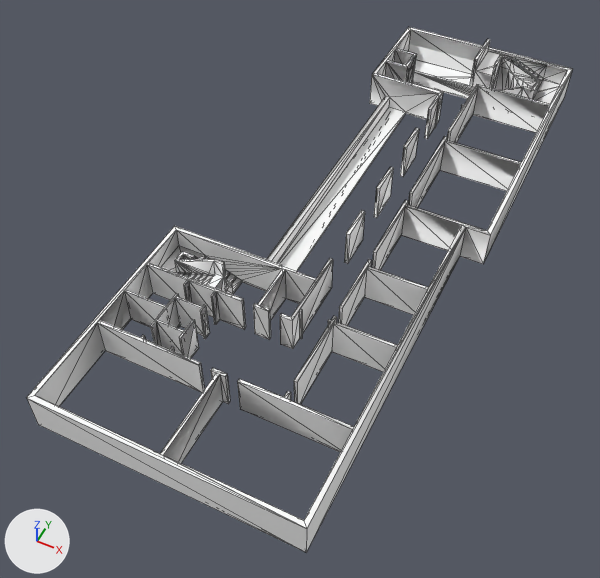
Two versions of the COLLADA model src/environments/models/school_1_EMPTY.dae, one commit apart.
Before and after are seen from a 50 mm lens placed at (18.51, -28.2, 44.75), pointed at (-0.12, 9.07, -1.84). Lighting does not change. The marker at lower left points along +X, +Y and +Z. Mesh edges are drawn as thin lines. Vertices at the same position are counted once.

The scene before the commit, as lines of its bpy script (objects in view):
```python
me_sketchup = bpy.data.meshes.new('SketchUp')
me_sketchup.from_pydata(...)  # 588 vertices, 1278 faces; spans x -9.0..11.6, y -10.0..39.2, z 0.0..4.0
# faces by material slot: [761, 517]
me_sketchup.materials.append(mat_material)  # white #ffffff
me_sketchup.materials.append(mat_0128_white)  # white #ffffff
ob_sketchup = bpy.data.objects.new('SketchUp', me_sketchup)
ob_sketchup.location = (0.0, 0.0, 0.0)
```
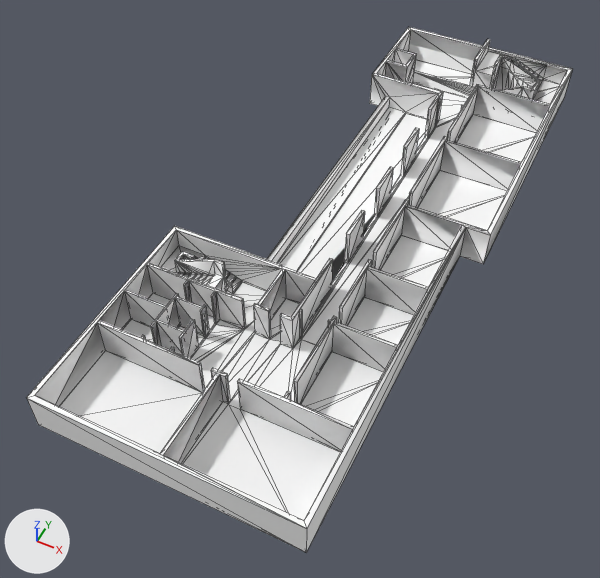
What the commit changed:
Material 'material_0' (mat_material_0) is new.
Its base color is (0.371, 0.445, 0.497) (grey #a4b2bb).
Its roughness is 0.9.
me_sketchup is used by ob_sketchup; location (0.0, 0.0, 0.0).
me_sketchup had 588 vertices, 1278 faces and spanned x -9.0..11.6, y -10.0..39.2, z 0.0..4.0.
me_sketchup now has 584 vertices, 1433 faces and spans x -9.0..11.6, y -10.0..39.2, z 0.0..4.0.
Part 1, on me_sketchup:
4 vertices are removed from x -1.5, y 33.5..34.6, z 0.0..2.1.
15 faces are deleted.
168 new faces join them, mat_material (white #ffffff).
2 new faces join them, mat_material_0 (grey #a4b2bb).
me_sketchup now uses material mat_material_0 (grey #a4b2bb).

Boxes [x1, y1, x2, y2] around the edits, measured in the pictures (600 x 578 px):
part 1 of me_sketchup, built on
    before: [405, 54, 417, 84]
    after: [59, 54, 536, 520]
